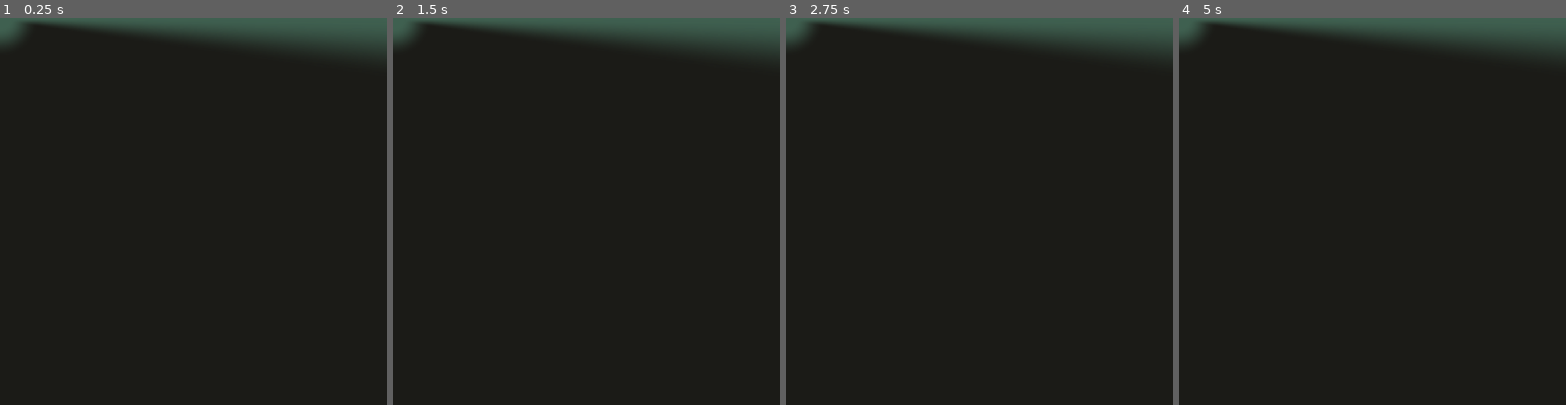
Above: before the commit, frames 1-4 (left to right).
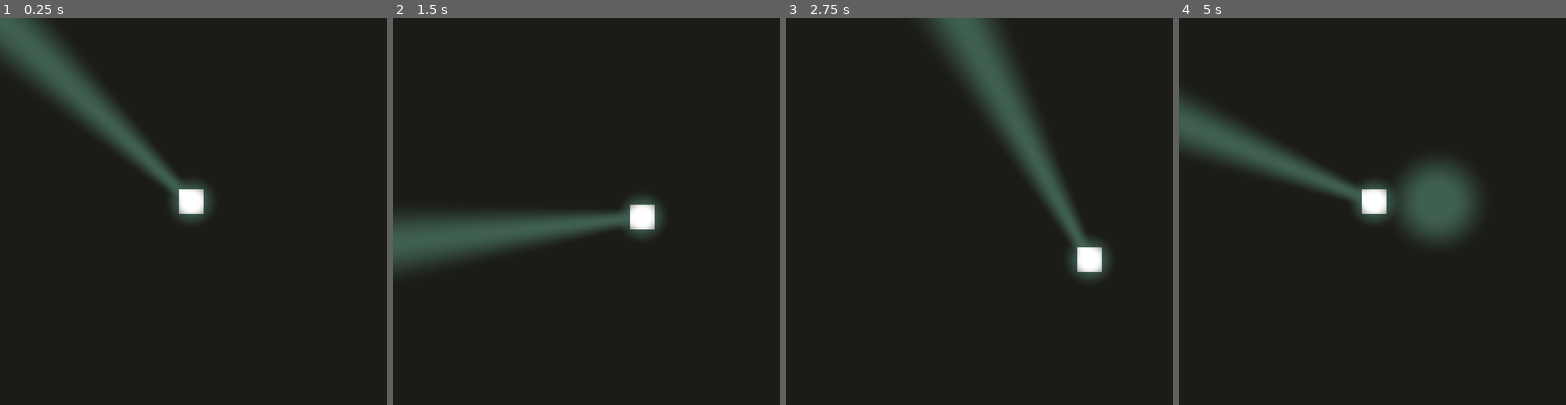
Above: after the commit, the same moments.

Repository: nolenroyalty/flashlight-survivors
Game: Godot game, scene res://Main.tscn
The game is run twice, just before and just after one commit, with the same random seed, the same clock (stepped at 60 frames per second) and the same inputs.
Inputs (mouse positions are in pixels of both pictures, inside the frame that each line leads up to):
- Up to frame 1 (0.25 s): no input
- Up to frame 2 (1.5 s): tap Enter at 0.5 s; move the mouse to (671, 192) at 0.52 s; hold D (player_right) 0.53-1.28 s; move the mouse to (509, 230) at 1.27 s; hold S (player_down) from 1.28 s (still down)
- Up to frame 3 (2.75 s): move the mouse to (1018, 126) at 2.02 s; release S (player_down) at 2.03 s; hold D (player_right) from 2.03 s (still down)
- Up to frame 4 (5 s): move the mouse to (1353, 288) at 2.77 s; release D (player_right) at 2.78 s; hold W (player_up) 2.78-3.53 s; move the mouse to (1488, 269) at 3.52 s; hold A (player_left) from 3.53 s (still down); right-click (1488, 269) at 4.15 s; move the mouse to (1256, 153) at 4.27 s

The runs differ from the first frame. In frame 1, 11% of the frame differs, in the area x 0-100%, y 0-53%; in frame 2, 12%; in frame 3, 11%; in frame 4, 14%, in the area x 0-100%, y 0-58%.
Error before the commit: Parse Error: Expected end of statement after expression, got Identifier instead. (res://darkness/Darkness.gd:15)

Commit message:
fade in fixed lights

Diff:
--- a/darkness/Darkness.gd
+++ b/darkness/Darkness.gd
@@ -1,15 +1,20 @@
 extends Node2D
 
+func _process(_delta):
+	var viewport_size = get_viewport().get_size()
 
+	$Sprite.material.set_shader_param("player", Lights.player.to_vec3(viewport_size))
 
-func _process(_delta):
-	var relative_pos = Lights.player_circle.pos / get_viewport().get_size()
-	var light_radius = Lights.player_circle.radius
-	$Sprite.material.set_shader_param("player_pos", relative_pos)
-	$Sprite.material.set_shader_param("player_light_radius", light_radius)
+	var idx = 1
+	for light in Lights.fixed_lights:
+		var name = "fixed%s" % idx
+		var vec = light.to_vec3(viewport_size)
+		$Sprite.material.set_shader_param(name, vec)
+		idx += 1
+
 	$Sprite.material.set_shader_param("flashlight_direction", Lights.flashlight_direction)
 
 	if Input.is_action_pressed("debug_flash_light"):
 		$Sprite.material.set_shader_param("max_darkness", 0.75)
 	else:
-		$Sprite.material.set_shader_param("max_darkness", 1.0)a
+		$Sprite.material.set_shader_param("max_darkness", 1.0)
--- a/darkness/Darkness.tscn
+++ b/darkness/Darkness.tscn
@@ -6,34 +6,58 @@
 [sub_resource type="Shader" id=1]
 code = "shader_type canvas_item;
 
-const float max_dist = 1.41421;
 const float PI = 3.1415926;
 
-uniform vec2 player_pos = vec2(0.5, 0.5);
+uniform float max_darkness = 1.0;
+uniform float beam_width_measured_in_distance_behind_player = 0.15;
+
 uniform vec2 flashlight_direction = vec2(1.0, 0.0);
-uniform float player_light_radius = 0.1;
-uniform float max_beam_width = 0.1;
-uniform float max_darkness = 1.0;
+uniform vec3 player;
+uniform vec3 fixed1;
+uniform vec3 fixed2;
+uniform vec3 fixed3;
+uniform vec3 fixed4;
+uniform vec3 fixed5;
 
+float fixed_dist(vec2 uv, vec3 fixy) {
+	float radius = fixy.z;
+	float dist = distance(uv, fixy.xy);
+	return smoothstep(radius / 4.0, radius, dist);
+}
+
+float minfixed(vec2 uv) {
+	float f = fixed_dist(uv, fixed1);
+	f *= fixed_dist(uv, fixed2);
+	f *= fixed_dist(uv, fixed3);
+	f *= fixed_dist(uv, fixed4);
+	f *= fixed_dist(uv, fixed5);
+	return f;
+}
 
 float beamdist(vec2 uv) {
 	float desired_angle = atan(flashlight_direction.y, flashlight_direction.x);
-	vec2 dist = uv - (player_pos - (flashlight_direction * 0.05));
+	vec2 simulated_pos = player.xy - (flashlight_direction * beam_width_measured_in_distance_behind_player);
+	float dist_to_sim = distance(uv, simulated_pos);
+	// 1 IFF we're \"behind\" the player instead of in front of them.
+	float is_behind = step(dist_to_sim, beam_width_measured_in_distance_behind_player);
+
+	vec2 dist = uv - (player.xy - (flashlight_direction * beam_width_measured_in_distance_behind_player));
 	dist = normalize(dist);
 	float my_angle = atan(dist.y, dist.x);
 	float diff1 = abs(my_angle - desired_angle);
 	float diff2 = abs(diff1 - 2.0 * PI);
 	float diff = min(diff1, diff2);
-	return smoothstep(0.0, 0.15, diff);
+
+	return max(is_behind, smoothstep(0.0, 0.15, diff));
 }
 
 void fragment () {
 	COLOR = texture(TEXTURE, UV);
 
-	float dist = abs(distance(UV, player_pos));
-	float radius = smoothstep(player_light_radius / 4.0, player_light_radius, dist);
+	float player_radius = fixed_dist(UV, player);
+	float fixed_radius = minfixed(UV);
 	float beamclose = beamdist(UV);
-	COLOR.a = min(max_darkness, radius * beamclose);
+	COLOR.a = min(max_darkness, player_radius * fixed_radius * beamclose);
 //
 //	float beamclose = 1.0 - beamdist(UV);
 //	radius = 1.0 - radius;
@@ -51,11 +75,15 @@
 
 [sub_resource type="ShaderMaterial" id=2]
 shader = SubResource( 1 )
-shader_param/player_pos = Vector2( 0, 0 )
+shader_param/max_darkness = 1.0
+shader_param/beam_width_measured_in_distance_behind_player = 0.15
 shader_param/flashlight_direction = Vector2( 1, 0 )
-shader_param/player_light_radius = 0.1
-shader_param/max_beam_width = 0.1
-shader_param/max_darkness = 1.0
+shader_param/player = null
+shader_param/fixed1 = null
+shader_param/fixed2 = null
+shader_param/fixed3 = null
+shader_param/fixed4 = null
+shader_param/fixed5 = null
 
 [node name="Darkness" type="Node2D"]
 script = ExtResource( 1 )
--- a/globals/Lights.gd
+++ b/globals/Lights.gd
@@ -1,32 +1,36 @@
 extends Node2D
 
-var circles := {}
-var _idx := 0
-var flashlight_direction := Vector2(0, 0)
+const MAX_FIXED_LIGHTS = 5
 
 class Circle:
 	var pos = Vector2()
+	var tween = null
 	var radius = 0.0
 
 	func init(pos_, radius_):
 		pos = pos_
 		radius = radius_
 
-var player_circle = Circle.new()
+	func to_vec3(viewport_size):
+		var pos_ = pos / viewport_size
+		return Vector3(pos_.x, pos_.y, radius)
 
-func register_circle(pos, radius):
-	var circle = Circle.new()
-	circle.init(pos, radius)
-	circles[_idx] = circle
-	_idx += 1
-	return _idx - 1
+var player = Circle.new()
+var flashlight_direction := Vector2(0, 0)
+var fixed_lights = []
+var fixed_light_idx = 0
 
-func update_circle(idx, pos, radius):
-	circles[idx].pos = pos
-	circles[idx].radius = radius
+func _ready():
+	for _i in range(MAX_FIXED_LIGHTS):
+		var c = Circle.new()
+		c.init(Vector2(0, 0), 0.0)
+		fixed_lights.append(c)
 
-func deregister_circle(idx):
-	circles.erase(idx)
-
-func all_circles():
-	return circles.values()
+func add_fixed_light(pos, radius):
+	var tween = get_tree().create_tween()
+	var c = fixed_lights[fixed_light_idx]
+	c.init(pos, 0.0)
+	tween.set_trans(Tween.TRANS_CUBIC)
+	tween.set_ease(Tween.EASE_OUT)
+	tween.tween_property(c, "radius", radius, 1.0)
+	fixed_light_idx = (fixed_light_idx + 1) % MAX_FIXED_LIGHTS
--- a/player/Player.gd
+++ b/player/Player.gd
@@ -3,7 +3,7 @@
 export (int)var SPEED = 100
 
 var myidx = 2;
-var light_radius = 0.15;
+var light_radius = 0.075;
 
 # Need to prevent moving outside of the screen!
 func _physics_process(delta):
@@ -11,7 +11,7 @@
 	var dy = Input.get_action_strength("player_down") - Input.get_action_strength("player_up")
 	var dir = Vector2(dx, dy).normalized()
 	position += dir * SPEED * delta
-	Lights.player_circle.pos = position
+	Lights.player.pos = position
 	set_flashlight_direction()
 
 func set_flashlight_direction():
@@ -21,7 +21,11 @@
 		Lights.flashlight_direction = dir
 	Lights.flashlight_direction = dir
 
+func _process(_delta):
+	if Input.is_action_just_pressed("debug_emit_fixed_light"):
+		Lights.add_fixed_light(position, light_radius * 2.0)
+
 func _ready():
-	Lights.player_circle.pos = position
-	Lights.player_circle.radius = light_radius
+	Lights.player.pos = position
+	Lights.player.radius = light_radius
 	set_flashlight_direction()
--- a/project.godot
+++ b/project.godot
@@ -63,6 +63,11 @@
 "events": [ Object(InputEventKey,"resource_local_to_scene":false,"resource_name":"","device":0,"alt":false,"shift":false,"control":false,"meta":false,"command":false,"pressed":false,"scancode":32,"physical_scancode":0,"unicode":0,"echo":false,"script":null)
  ]
 }
+debug_emit_fixed_light={
+"deadzone": 0.5,
+"events": [ Object(InputEventMouseButton,"resource_local_to_scene":false,"resource_name":"","device":-1,"alt":false,"shift":false,"control":false,"meta":false,"command":false,"button_mask":0,"position":Vector2( 0, 0 ),"global_position":Vector2( 0, 0 ),"factor":1.0,"button_index":2,"pressed":false,"doubleclick":false,"script":null)
+ ]
+}
 
 [mono]
 
